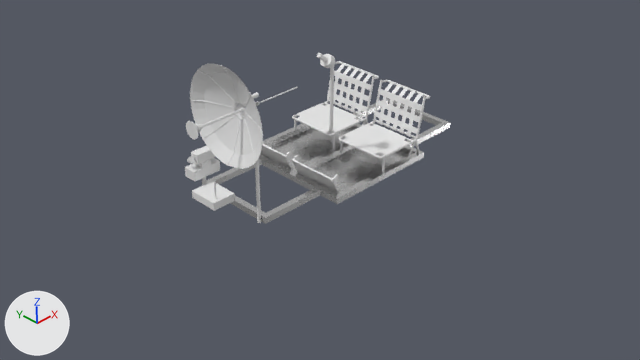
An edit to the Blender file nasa-lunar-rover.blend, drawn before and after from the same camera.
Before and after are seen from the file's camera 'Camera'. Lighting does not change. The marker at lower left points along +X, +Y and +Z.

Script lines for the objects in view, before the commit:
```python
me_cube_001 = bpy.data.meshes.new('Cube.001')
me_cube_001.from_pydata(...)  # 602 vertices, 302 faces; spans x -0.27..0.297, y -0.319..0.319, z -0.113..0.016
me_cube_007 = bpy.data.meshes.new('Cube.007')
me_cube_007.from_pydata(...)  # 20 vertices, 18 faces; spans x -0.305..0.305, y -0.305..0.305, z -0.305..0.596
me_tee_joint = bpy.data.meshes.new('Tee Joint')
me_tee_joint.from_pydata(...)  # 1561 vertices, 1517 faces; spans x -1.27..0.47, y -0.44..0.54, z -0.42..0.82
ob_chair_back_seat = bpy.data.objects.new('Chair Back Seat', me_cube_001)
ob_chair_back_seat.location = (2.42, -0.366, 0.917)
ob_chair_back_seat.rotation_euler = (0.0, -1.376, 0.0)  # degrees (0, -79, 0)
ob_chair_back_seat.scale = (0.847, 1.0, 1.0)
ob_high_gain_antenna_lp = bpy.data.objects.new('High Gain Antenna LP', me_tee_joint)
ob_high_gain_antenna_lp.location = (0.447, -0.469, 1.725)
ob_high_gain_antenna_lp.rotation_euler = (0.0, -1.571, 0.0)  # degrees (0, -90, 0)
ob_television_camera_lp = bpy.data.objects.new('Television Camera LP', me_cube_007)
ob_television_camera_lp.location = (0.326, 0.424, 0.717)
ob_television_camera_lp.scale = (0.538, 0.25, 0.175)
# also in view: 'Chair Bottom Seat' at (2.06, -0.37, 0.69); 'Footrest LP' at (1.17, 0.0, 0.61); 'Chair Back Seat.001' at (2.47, 0.36, 0.92); 'Low Gain Antenna Mount LP' at (1.53, -0.18, 1.3); 'Chair Bottom Seat.001' at (2.06, 0.36, 0.69)
```
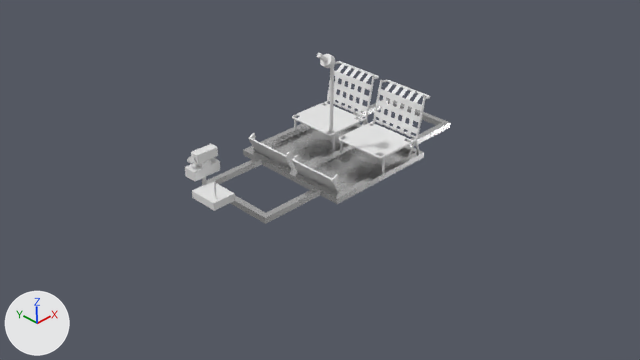
Changed parts and their boxes (x1, y1, x2, y2) in the pictures (640 x 360 px):
'High Gain Antenna LP', hidden: before (186, 63, 298, 223)

The change, as a list of edits to the scene's bpy script:
```text
Change ob_high_gain_antenna_lp:
    add ob_high_gain_antenna_lp.hide_set(True)
```
